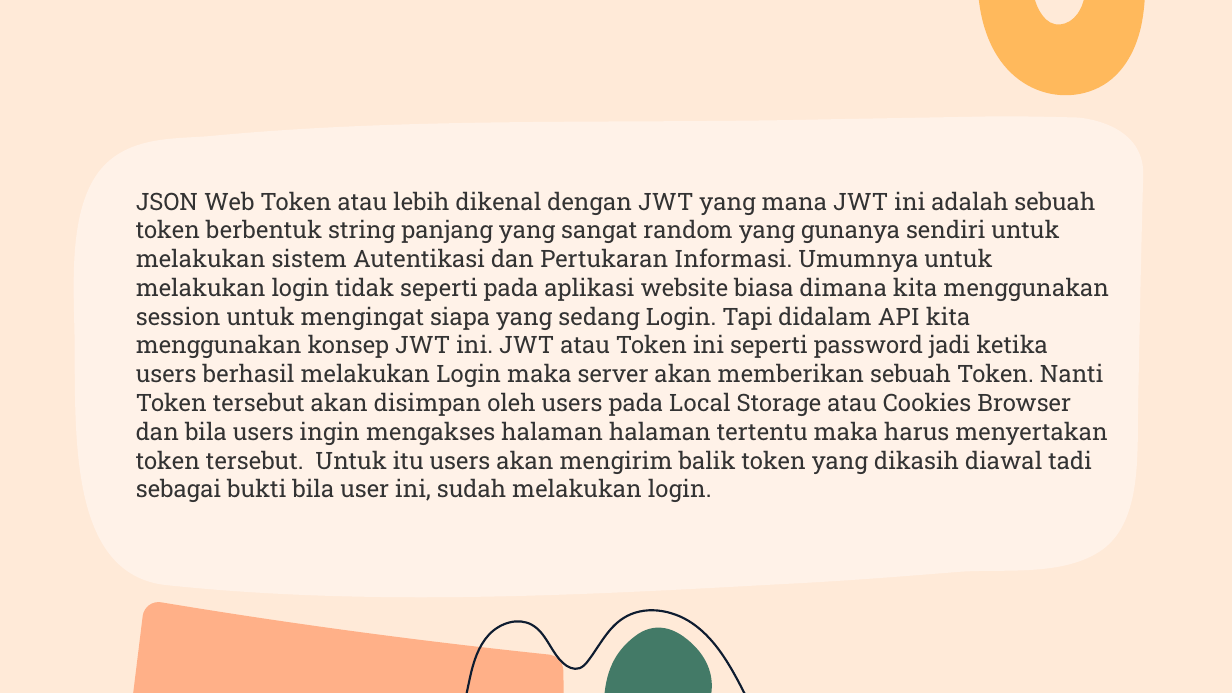
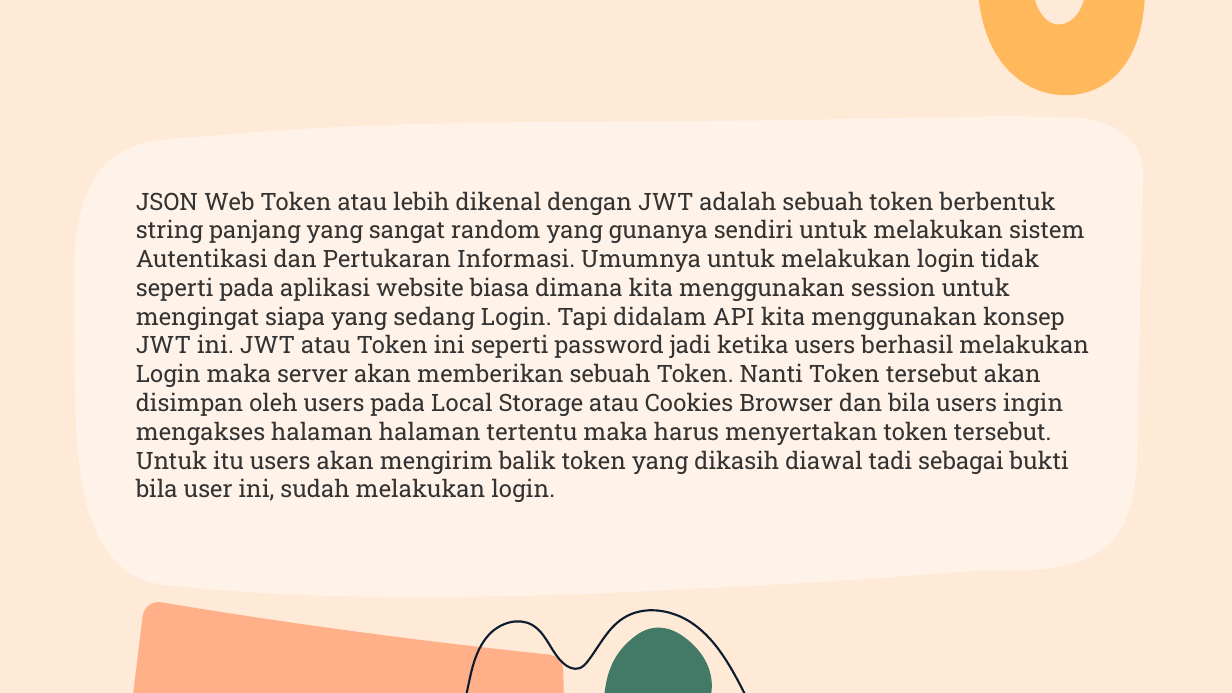
Before and after one commit to ariniffana3/Tickitz_Back, a slide deck: slide 7 of ppt task 4.pptx. Drawn at 1232x693 pixels with LibreOffice and Linux fonts; fonts in the diff are those of the drawing. Boxes give left, top, right and bottom in pixels: in the first picture for what was removed or moved away, otherwise in the second. Text is boxed around its words. In the diff, an @@ line names an element or a change of style, - is before the commit and + after.

```diff
--- a/ppt task 4.pptx
+++ b/ppt task 4.pptx
@@ subtitle at bbox=[136, 191, 1089, 474]: text changed @@
-JSON Web Token atau lebih dikenal dengan JWT yang mana JWT ini adalah sebuah token berbentuk string panjang yang sangat random yang gunanya sendiri untuk melakukan sistem Autentikasi dan Pertukaran Informasi. Umumnya untuk melakukan login tidak seperti pada aplikasi website biasa dimana kita menggunakan session untuk mengingat siapa yang sedang Login. Tapi didalam API kita menggunakan konsep JWT ini. JWT atau Token ini seperti password jadi ketika users berhasil melakukan Login maka server akan memberikan sebuah Token. Nanti Token tersebut akan disimpan oleh users pada Local Storage atau Cookies Browser dan bila users ingin mengakses halaman halaman tertentu maka harus menyertakan token tersebut. Untuk itu users akan mengirim balik token yang dikasih diawal tadi sebagai bukti bila user ini, sudah melakukan login.
+JSON Web Token atau lebih dikenal dengan JWT adalah sebuah token berbentuk string panjang yang sangat random yang gunanya sendiri untuk melakukan sistem Autentikasi dan Pertukaran Informasi. Umumnya untuk melakukan login tidak seperti pada aplikasi website biasa dimana kita menggunakan session untuk mengingat siapa yang sedang Login. Tapi didalam API kita menggunakan konsep JWT ini. JWT atau Token ini seperti password jadi ketika users berhasil melakukan Login maka server akan memberikan sebuah Token. Nanti Token tersebut akan disimpan oleh users pada Local Storage atau Cookies Browser dan bila users ingin mengakses halaman halaman tertentu maka harus menyertakan token tersebut. Untuk itu users akan mengirim balik token yang dikasih diawal tadi sebagai bukti bila user ini, sudah melakukan login.
```
Also in this commit, not shown: 2 other slides changed, 18 other files.
